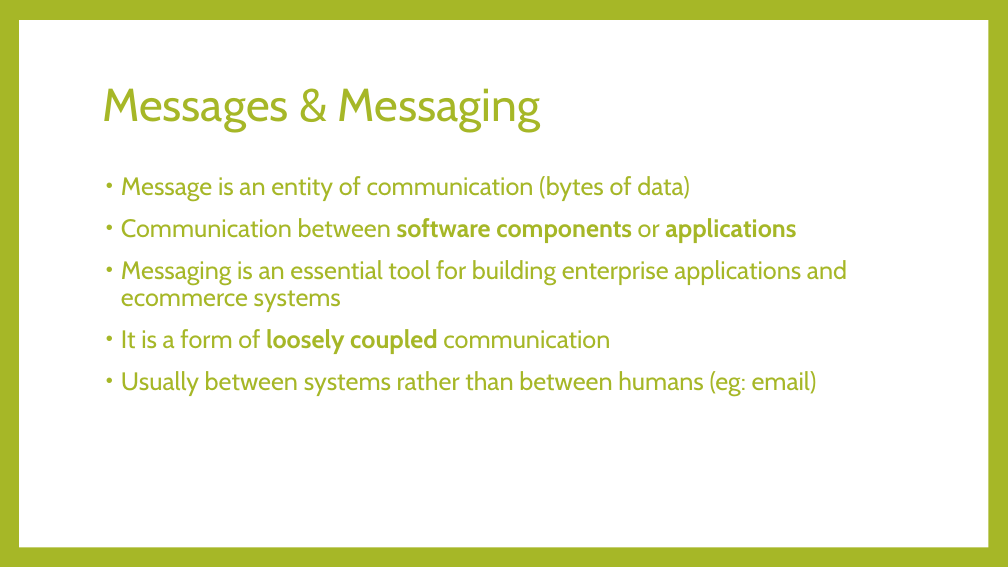
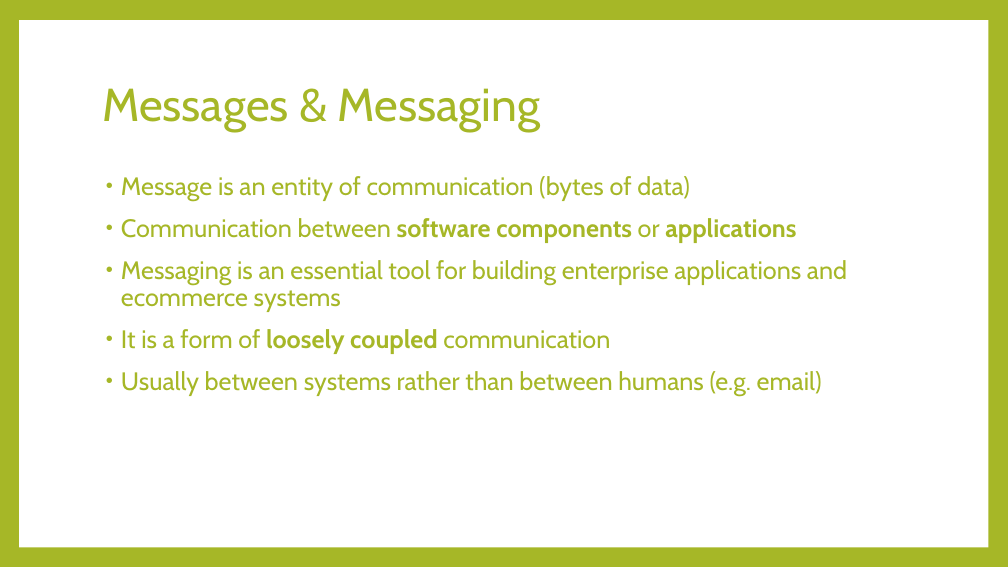
Before and after one commit to ramon-luis/JMS-ActiveMQ-Spring, a slide deck: slide 3 of JMS vFinal.pptx. Drawn at 1008x567 pixels with LibreOffice and Linux fonts; fonts in the diff are those of the drawing. Boxes give left, top, right and bottom in pixels: in the first picture for what was removed or moved away, otherwise in the second. Text is boxed around its words. In the diff, an @@ line names an element or a change of style, - is before the commit and + after.

```diff
--- a/JMS vFinal.pptx
+++ b/JMS vFinal.pptx
@@ text at (121, 371, 822, 396): text changed @@
-• Usually between systems rather than between humans (eg: email)
+• Usually between systems rather than between humans (e.g. email)
```
Also in this commit, not shown: 13 other slides changed.
